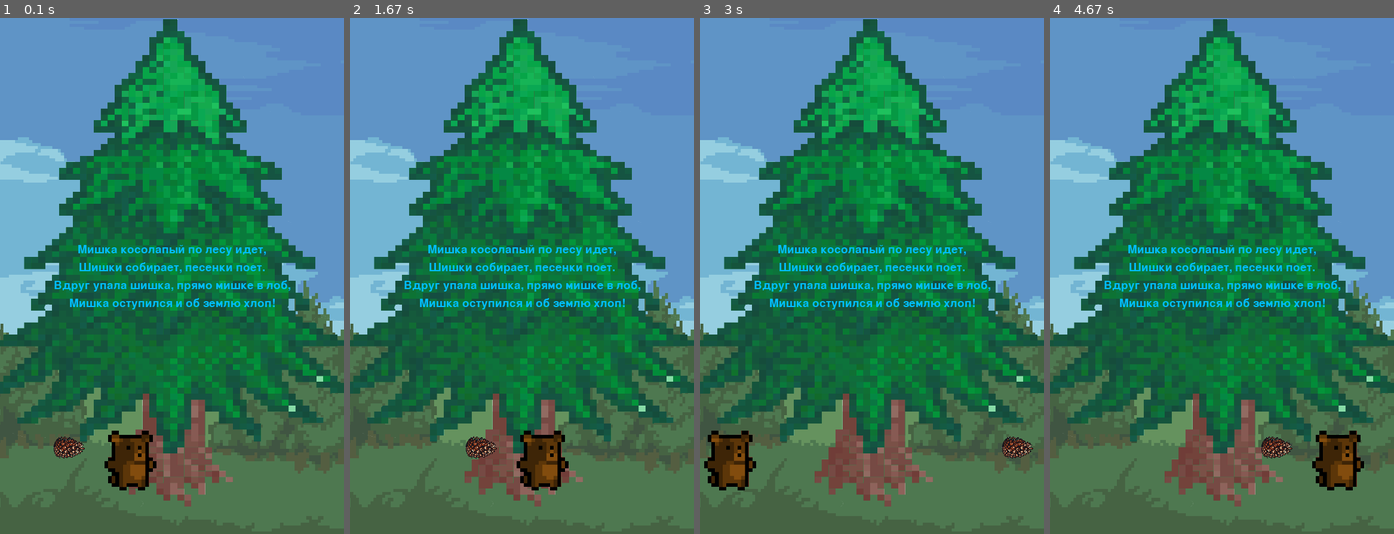
Above: before the commit, frames 1-4 (left to right).
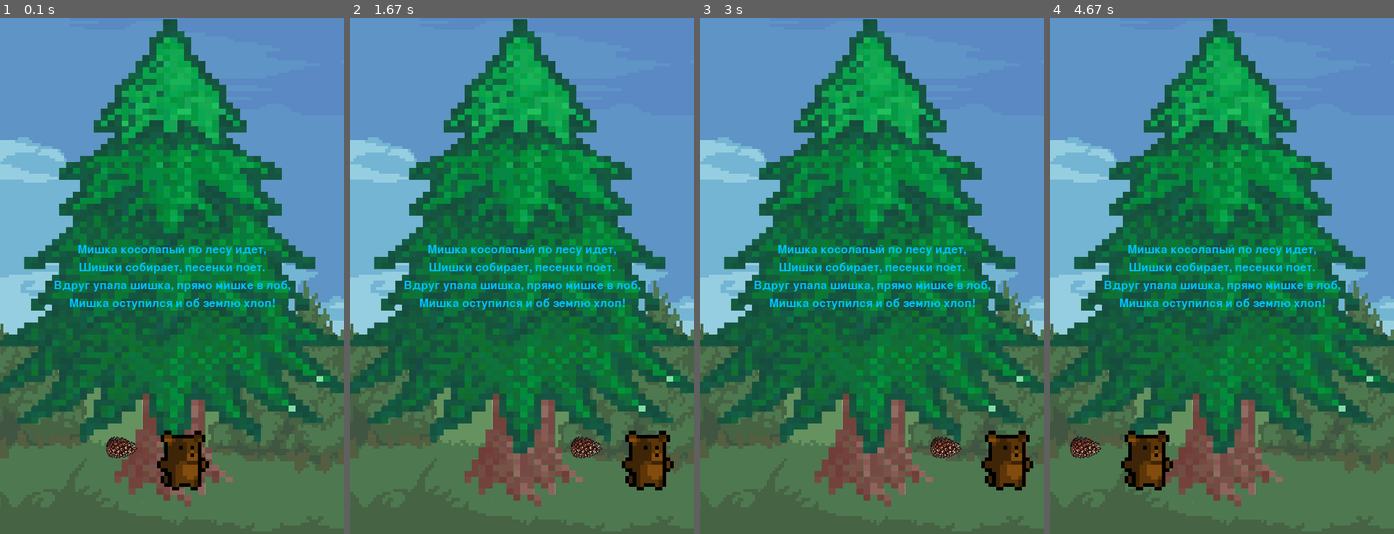
Above: after the commit, the same moments.

Repository: mostotryad-okt/ProjectPyGame22
Game: pygame game, started from Game.py
The game is run twice, just before and just after one commit, with the same random seed, the same clock (stepped at 60 frames per second) and the same inputs.
Inputs (mouse positions are in pixels of both pictures, inside the frame that each line leads up to):
- Up to frame 1 (0.1 s): no input
- Up to frame 2 (1.67 s): click (398, 85) at 0.38 s, where only the run after the commit has a clickable "LVL: 0.0%"; hold Right 0.67-1.13 s; hold Up 1.17-1.47 s; tap Space at 1.23 s
- Up to frame 3 (3 s): tap Keypad Enter at 2 s; hold Left 2.33-2.87 s; tap Space at 2.4, 2.7, 2.97 s; hold Down from 2.9 s (still down)
- Up to frame 4 (4.67 s): release Down at 3.2 s; hold Left 3.23-3.63 s; tap Space at 3.3, 3.6, 3.73, 4.13, 4.43 s; hold Up 3.67-4.03 s; hold Right from 4.07 s (still down)

The runs differ from the first frame. In frame 1, 2.9% of the frame differs, in the area x 15-61%, y 79-92%; in frame 2, 3.1%; in frame 3, 2.9%; in frame 4, 3.1%, in the area x 5-92%, y 79-92%.

Commit message:
исправлена сложность

Diff:
--- a/Game.py
+++ b/Game.py
@@ -5,7 +5,7 @@
 WINDOW_RATIO = 0.8
 WINDOW_SIZE = WINDOW_WIDTH, WINDOW_HEIGHT = 720 * WINDOW_RATIO, 1080 * WINDOW_RATIO
 TITLE_SIZE = 50
-SPEED = 5 * WINDOW_RATIO
+SPEED = 10 * WINDOW_RATIO
 ENEMY_EVENT_TYPE = 30
 FPS = 120
 
@@ -75,7 +75,7 @@
         interval += distance
         screen.blit(text, (text_x, text_y))
 
-        text = font.render('LVL: ' + str(100 - int(message3)) + '%', 1, (40, 75, 25))
+        text = font.render('LVL: ' + str(100 - float(message3)) + '%', 1, (40, 75, 25))
         text_x = WINDOW_WIDTH // 40
         text_y = WINDOW_HEIGHT * interval
         interval += distance
@@ -321,7 +321,7 @@
                 Pine(random.randint(1, WINDOW_WIDTH), random.randint(1, WINDOW_HEIGHT // 2), image_pine, pins)
                 if random.choice([0, 1, 0, 0]):
                     Pine(hero.get_position()[0] + hero.width // 2, random.randint(1, WINDOW_HEIGHT // 2), image_pine, pins)
-                    RSN -= 1
+                    RSN -= 1 * SPEED / 5
                     RSN = max(RSN, 0)
             if event.type == pygame.KEYDOWN:
                 if event.key == pygame.K_SPACE:
